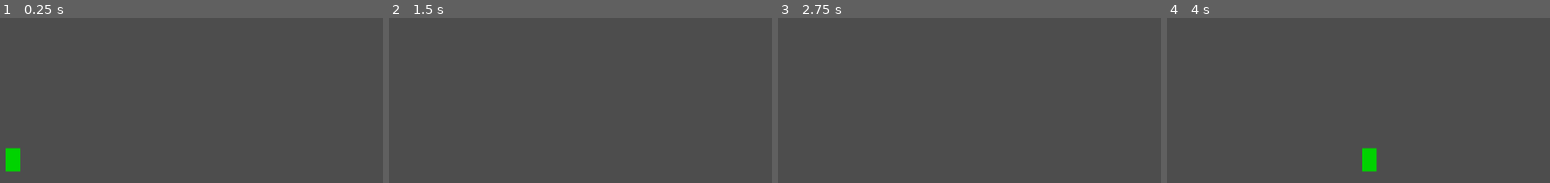
Above: before the commit, frames 1-4 (left to right).
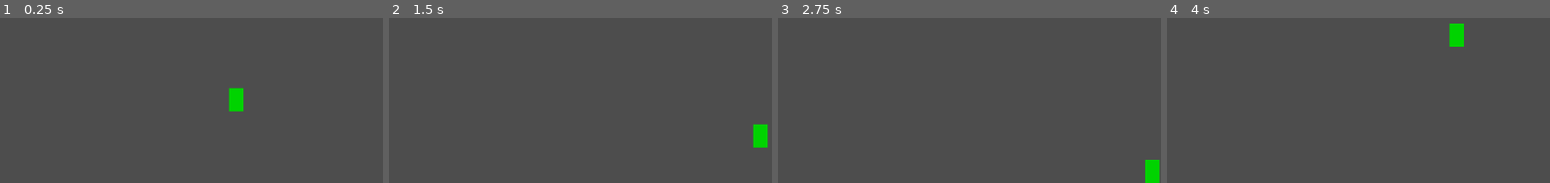
Above: after the commit, the same moments.

Repository: AndrewJDGalga/godot-simpleshooter
Game: Godot game, scene res://lv/test_space.tscn
Two runs of this game, one before a commit and one after it. Both use one fixed random seed, a clock stepped at 60 frames per second and the inputs below. The project has no main scene, so this scene is started directly.
Inputs:
- Up to frame 1 (0.25 s): no input
- Up to frame 2 (1.5 s): tap Enter at 0.5 s; hold D (right) 0.53-1.28 s; tap Space (fire_laser) at 0.6 s; hold Down (down) from 1.28 s (still down); tap Ctrl (fire_missile) at 1.35 s
- Up to frame 3 (2.75 s): tap Space (fire_laser) at 2, 2.1 s; release Down (down) at 2.03 s; hold D (right) from 2.03 s (still down)
- Up to frame 4 (4 s): tap Enter at 2.75 s; release D (right) at 2.78 s; hold W (up) 2.78-3.53 s; tap Ctrl (fire_missile) at 2.85 s; hold A (left) from 3.53 s (still down); tap Space (fire_laser) at 3.6 s

The runs differ from the first frame. In frame 1, 1.1% of the frame differs, in the area x 1-64%, y 42-94%; in frame 2, 0.6%; in frame 3, 0.5%; in frame 4, 1.1%.
Error after the commit: Invalid call. Nonexistent function 'enableLaser' in base 'Nil'. (res://entity/entityScripts/player_base.gd:15)

Commit message:
clamped player ship on screen after realization: might be better to move world and lock camera over worrying about modifying camera size and position in scrolling world.

Diff:
--- a/entity/entityScripts/player_space.gd
+++ b/entity/entityScripts/player_space.gd
@@ -1,13 +1,39 @@
 extends Player
 
+var screen_limit:Vector2 = Vector2.ZERO
+var sprite = null
+var top_limit = 0
+var bottom_limit = 0
+var side_limit = 0
+var left_limit = 0
+var right_limit = 0
+
+func _ready():
+	screen_limit = Vector2( \
+		ProjectSettings.get_setting("display/window/size/viewport_width"), \
+		ProjectSettings.get_setting("display/window/size/viewport_height"))
+
+	sprite = $temp_vid_bod
+	top_limit = -screen_limit.y + sprite.size.y * 2
+	bottom_limit = sprite.size.y/2
+	#side_limit = -screen_limit.x/2 + sprite.size.y/2
+	left_limit = -screen_limit.x/2 + sprite.size.y/2
+	right_limit = screen_limit.x/2 - sprite.size.y/2
+
 func _physics_process(delta):
-	var dir = Vector2(Input.get_action_strength("right") - \
-	Input.get_action_strength("left"), Input.get_action_strength("down") - \
-	Input.get_action_strength("up"))
-	velocity = move_speed * dir * delta
-	move_and_collide(velocity)
-
+	movement(delta)
 	laserHandler()
 
 	if Input.is_action_just_pressed("fire_missile"):
 		pass
+
+func movement(dt):
+	global_position.x = clamp(position.x, left_limit, right_limit)
+	global_position.y = clamp(position.y, top_limit, bottom_limit)
+	var dir = Vector2(Input.get_action_strength("right") - \
+	Input.get_action_strength("left"), Input.get_action_strength("down") - \
+	Input.get_action_strength("up"))
+	velocity = move_speed * dir * dt
+	move_and_collide(velocity)
+	#position.clamp(-screen_limit, screen_limit)
+	#print(position)
--- a/entity/player_base.tscn
+++ b/entity/player_base.tscn
@@ -6,7 +6,7 @@
 radius = 12.0
 height = 32.0
 
-[node name="player_base" type="CharacterBody2D"]
+[node name="player_base" type="CharacterBody2D" groups=["player"]]
 collision_layer = 2
 collision_mask = 4
 motion_mode = 1
--- /dev/null
+++ b/lv/test_space.gd
@@ -0,0 +1,8 @@
+extends Node2D
+
+#func _ready():
+	#position = Vector2( \
+		#ProjectSettings.get_setting("display/window/size/viewport_width")/2.0, \
+		#ProjectSettings.get_setting("display/window/size/viewport_height")/2.0)
+	#print(ProjectSettings.get_setting("display/window/size/viewport_width"))
+	#print(DisplayServer.window_get_size(0))
--- a/lv/test_space.tscn
+++ b/lv/test_space.tscn
@@ -1,10 +1,13 @@
-[gd_scene load_steps=2 format=3 uid="uid://biu52s1a0e6vg"]
+[gd_scene load_steps=3 format=3 uid="uid://biu52s1a0e6vg"]
 
 [ext_resource type="PackedScene" uid="uid://dwt3hob104uk4" path="res://entity/player_space.tscn" id="1_gugsu"]
+[ext_resource type="Script" path="res://lv/test_space.gd" id="1_qqodf"]
 
 [node name="TestSpace" type="Node2D"]
+script = ExtResource("1_qqodf")
 
 [node name="player_space" parent="." instance=ExtResource("1_gugsu")]
+position = Vector2(309, -83)
 collision_layer = 1
 collision_mask = 1
 
